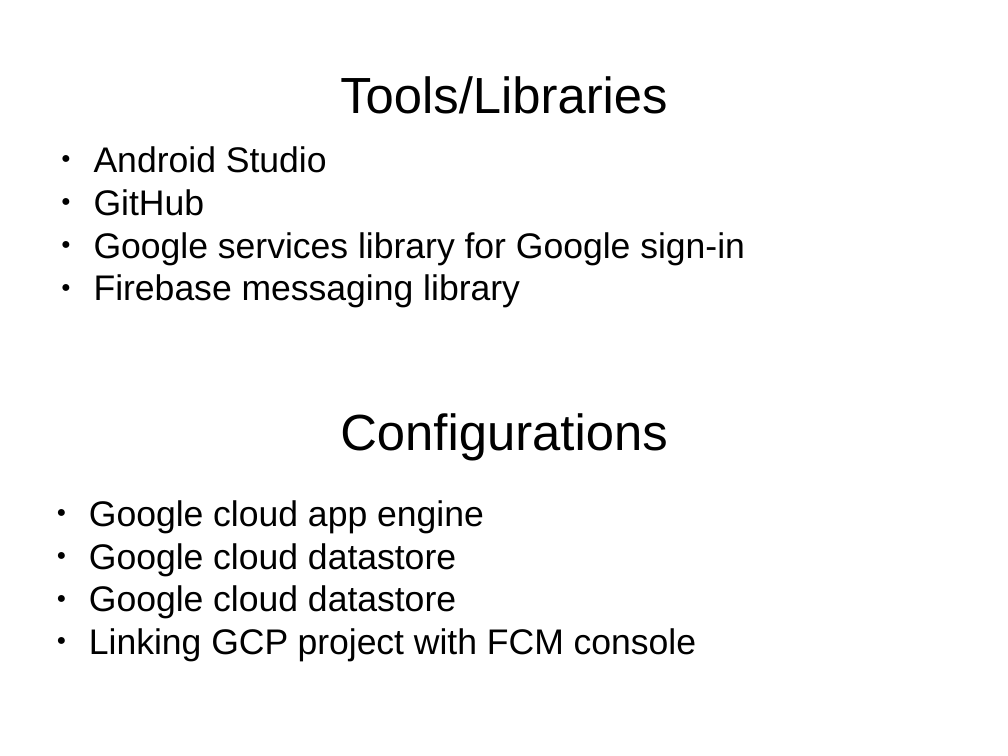
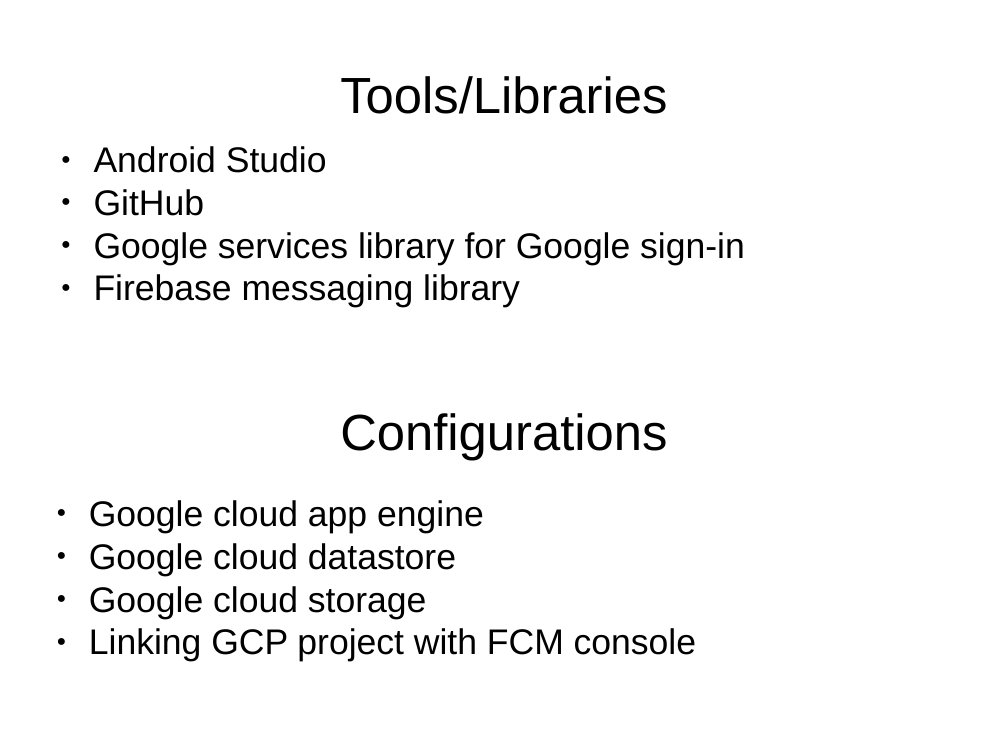
Before and after one commit to shwetaHerlekar/QuoteOfTheDay, a slide deck: slide 4 of documentation/Demo_Quote_of_the_day.pptx. Drawn at 1008x756 pixels with LibreOffice and Linux fonts; fonts in the diff are those of the drawing. Boxes give left, top, right and bottom in pixels: in the first picture for what was removed or moved away, otherwise in the second. Text is boxed around its words. In the diff, an @@ line names an element or a change of style, - is before the commit and + after.

Commit message:
modified ppt

```diff
--- a/documentation/Demo_Quote_of_the_day.pptx
+++ b/documentation/Demo_Quote_of_the_day.pptx
@@ text at (89,586,427,619): text changed @@
-● Google cloud datastore
+● Google cloud storage
```
Also in this commit, not shown: 1 other slide changed, 2 slides added, 2 slides removed.
